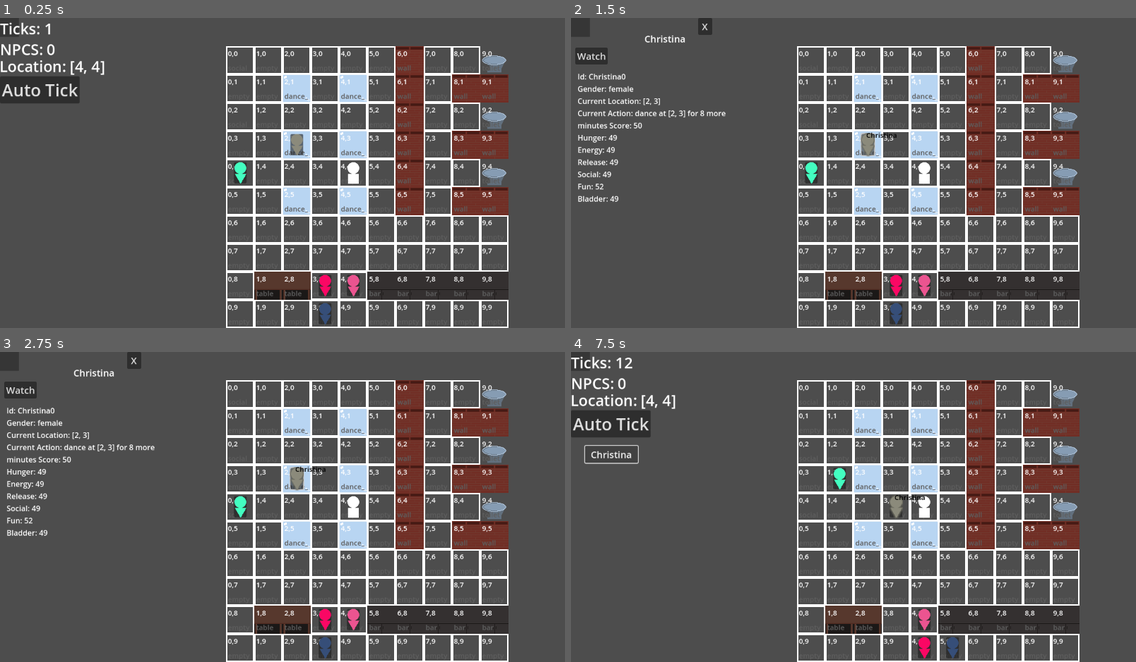
Above: before the commit, frames 1-4 (two rows, left to right).
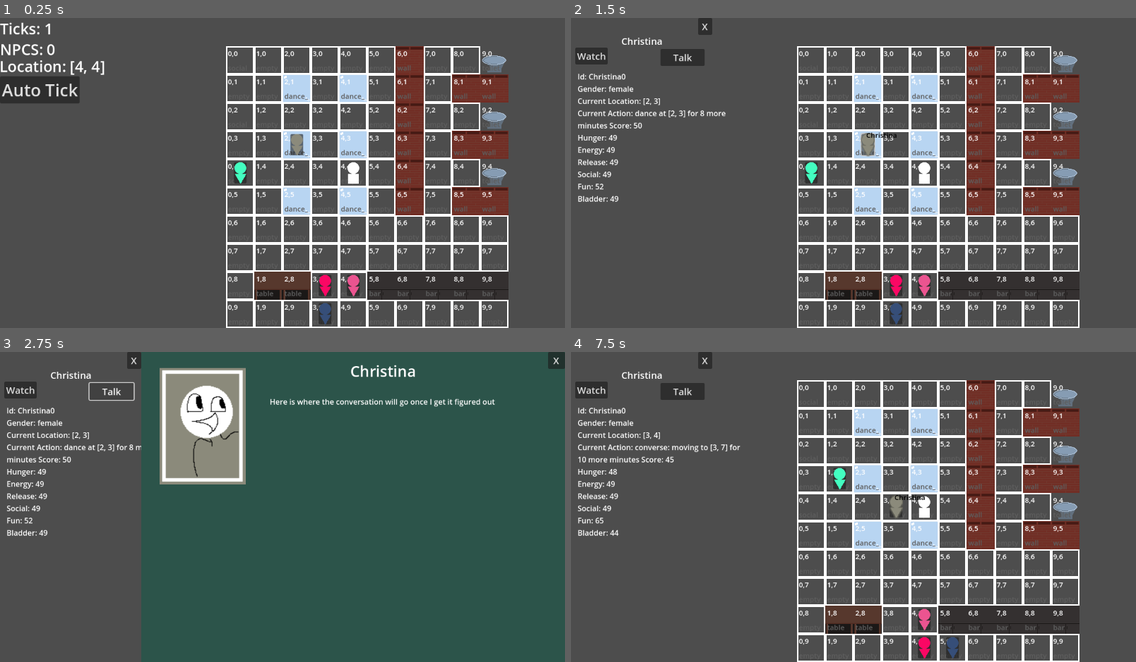
Above: after the commit, the same moments.

Repository: churrupy/elf-game
Game: Godot game, scene res://main.tscn
Same seed, same stepped clock (60 frames per second), same inputs: the game is played once before the commit and once after it.
Inputs (mouse positions are in pixels of both pictures, inside the frame that each line leads up to):
- Up to frame 1 (0.25 s): no input
- Up to frame 2 (1.5 s): click "Auto Tick" at 0.5 s; click (870, 145) at 1.27 s
- Up to frame 3 (2.75 s): click (113, 392) at 2 s, where only the run after the commit has a clickable "Talk"
- Up to frame 4 (7.5 s): click "X" at 2.75 s; tap Enter at 3.5, 5, 6.5 s; move the mouse to (864, 479) at 3.52 s; hold D (move_right) 3.53-4.28 s; tap T (auto_tick) at 3.6, 5.1, 6.6 s; tap Space at 4.25, 5.75 s; move the mouse to (785, 507) at 4.27 s; hold S (move_down) 4.28-5.03 s; tap Shift (suppress_tick) at 4.35, 5.85 s; move the mouse to (864, 590) at 5.02 s; hold D (move_right) 5.03-5.78 s; move the mouse to (893, 590) at 5.77 s; hold W (move_up) 5.78-6.53 s; move the mouse to (864, 646) at 6.52 s; hold A (move_left) 6.53-7.25 s; click "Christina" at 7.25 s

The runs differ from the first frame. In frame 2, 0.6% of the frame differs, in the area x 9-24%, y 5-16%; in frame 3, 75%, in the area x 9-100%, y 0-100%; in frame 4, 3.7%.

Commit message:
Talk Menu Layout
- added talk menu
- closes if npc info menu is closed
- silly little avatar to go with it

Diff:
--- a/main.tscn
+++ b/main.tscn
@@ -10,9 +10,9 @@
 script = ExtResource("1_7mycd")
 npc_scene = ExtResource("5_lquwl")
 
+[node name="Map" parent="." instance=ExtResource("7_272bh")]
+
 [node name="HUD" parent="." instance=ExtResource("4_1bvp3")]
-
-[node name="Map" parent="." instance=ExtResource("7_272bh")]
 
 [node name="Player" parent="." instance=ExtResource("2_0xm2m")]
 
--- a/menus/hud.tscn
+++ b/menus/hud.tscn
@@ -1,22 +1,20 @@
-[gd_scene load_steps=5 format=3 uid="uid://cxvennsy2mglw"]
+[gd_scene load_steps=6 format=3 uid="uid://cxvennsy2mglw"]
 
 [ext_resource type="Script" uid="uid://b80dkj2mcwkjw" path="res://scripts/hud.gd" id="1_633jc"]
 [ext_resource type="Script" uid="uid://gb2s720l8jt6" path="res://scripts/default_menu.gd" id="2_rglhv"]
 [ext_resource type="PackedScene" uid="uid://buetf41yyhdos" path="res://npc_menu.tscn" id="3_d51vb"]
 [ext_resource type="PackedScene" uid="uid://dqcrueypgqflp" path="res://npc_button.tscn" id="4_pua1y"]
+[ext_resource type="PackedScene" uid="uid://jusdqdsrm4go" path="res://talk_menu.tscn" id="5_d51vb"]
 
 [node name="HUD" type="Control"]
+z_index = 100
 layout_mode = 3
-anchors_preset = 0
-offset_right = 300.0
-offset_bottom = 660.0
+anchors_preset = 15
+anchor_right = 1.0
+anchor_bottom = 1.0
+grow_horizontal = 2
+grow_vertical = 2
 script = ExtResource("1_633jc")
-
-[node name="SidebarBackground" type="ColorRect" parent="."]
-layout_mode = 0
-offset_right = 40.0
-offset_bottom = 40.0
-color = Color(0.213743, 0.213743, 0.213743, 1)
 
 [node name="DefaultMenu" type="Control" parent="."]
 layout_mode = 3
@@ -36,15 +34,6 @@
 horizontal_alignment = 1
 vertical_alignment = 1
 
-[node name="CurrentNpcsLabel" type="Label" parent="DefaultMenu"]
-z_index = 3
-layout_mode = 0
-offset_top = 44.0
-offset_right = 118.0
-offset_bottom = 89.0
-theme_override_font_sizes/font_size = 32
-text = "NPCS: 0"
-
 [node name="PCLocationLabel" type="Label" parent="DefaultMenu"]
 layout_mode = 0
 offset_left = -1.0
@@ -53,6 +42,16 @@
 offset_bottom = 125.0
 theme_override_font_sizes/font_size = 32
 text = "Location: [0,0]"
+
+[node name="CurrentNpcsLabel" type="Label" parent="DefaultMenu/PCLocationLabel"]
+z_index = 3
+layout_mode = 0
+offset_left = 1.0
+offset_top = -36.0
+offset_right = 119.0
+offset_bottom = 9.0
+theme_override_font_sizes/font_size = 32
+text = "NPCS: 0"
 
 [node name="AutoTickButton" type="Button" parent="DefaultMenu"]
 layout_mode = 0
@@ -64,4 +63,14 @@
 
 [node name="NpcMenu" parent="." instance=ExtResource("3_d51vb")]
 
+[node name="TalkMenu" parent="." instance=ExtResource("5_d51vb")]
+layout_mode = 1
+anchors_preset = 1
+anchor_left = 1.0
+anchor_right = 1.0
+offset_left = -900.0
+offset_right = 0.0
+offset_bottom = 662.0
+grow_horizontal = 0
+
 [connection signal="pressed" from="DefaultMenu/AutoTickButton" to="." method="auto_tick_button"]
--- a/npc_menu.tscn
+++ b/npc_menu.tscn
@@ -6,20 +6,28 @@
 z_index = 6
 layout_mode = 3
 anchors_preset = 0
-offset_right = 400.0
+offset_right = 300.0
 offset_bottom = 660.0
 size_flags_horizontal = 3
 script = ExtResource("1_ubb6d")
+
+[node name="TalkButton" type="Button" parent="."]
+offset_left = 190.0
+offset_top = 66.0
+offset_right = 284.0
+offset_bottom = 102.0
+theme_override_font_sizes/font_size = 20
+text = "Talk"
 
 [node name="NameLabel" type="Label" parent="."]
 layout_mode = 1
 anchors_preset = 5
 anchor_left = 0.5
 anchor_right = 0.5
-offset_left = -29.0
-offset_top = 30.0
-offset_right = 29.0
-offset_bottom = 58.0
+offset_left = -28.0
+offset_top = 35.0
+offset_right = 30.0
+offset_bottom = 63.0
 grow_horizontal = 2
 theme_override_font_sizes/font_size = 20
 text = "Name"
@@ -58,13 +66,13 @@
 anchors_preset = 1
 anchor_left = 1.0
 anchor_right = 1.0
-offset_left = -130.0
-offset_right = -100.0
+offset_left = -30.0
 offset_bottom = 36.0
 grow_horizontal = 0
 theme_override_font_sizes/font_size = 20
 text = "X"
 
+[connection signal="pressed" from="TalkButton" to="." method="talk_pressed"]
 [connection signal="pressed" from="WatchButton" to="." method="watch_npc"]
 [connection signal="pressed" from="UnWatchButton" to="." method="unwatch_npc"]
-[connection signal="pressed" from="CloseButton" to="." method="close_menu"]
+[connection signal="pressed" from="CloseButton" to="." method="close_npc_menu"]
--- a/scripts/SignalBus.gd
+++ b/scripts/SignalBus.gd
@@ -5,6 +5,8 @@
 signal npc_hover_off(npc)
 signal npc_click(npc)
 signal close_npc_menu()
+signal talk_to_npc(npc)
+signal close_talk_menu()
 
 
 
--- a/scripts/hud.gd
+++ b/scripts/hud.gd
@@ -5,8 +5,11 @@
 # Called when the node enters the scene tree for the first time.
 func _ready() -> void:
 	$NpcMenu.hide()
+	$TalkMenu.hide()
 	SignalBus.npc_click.connect(open_npc_menu)
 	SignalBus.close_npc_menu.connect(close_npc_menu)
+	SignalBus.talk_to_npc.connect(open_talk_menu)
+	SignalBus.close_talk_menu.connect(close_talk_menu)
 	#$NpcListButton.hide()
 
 
@@ -30,6 +33,13 @@
 func auto_tick_button() -> void:
 	auto_tick_signal.emit()
 
+func open_talk_menu(npc):
+	$TalkMenu.initialize(npc)
+	$TalkMenu.show()
+
+func close_talk_menu():
+	$TalkMenu.hide()
+
 func open_npc_menu(npc):
 	print("showing menu")
 	$DefaultMenu.hide()
@@ -42,4 +52,5 @@
 	$NpcMenu.hide()
 	$NpcMenu.WATCH = false
 	SignalBus.npc_hover_off.emit($NpcMenu.DISPLAYED_NPC)
+	$TalkMenu.hide()
 	$DefaultMenu.show()
--- a/scripts/npc_button.gd
+++ b/scripts/npc_button.gd
@@ -27,3 +27,7 @@
 
 func _on_mouse_exit() -> void:
 	SignalBus.npc_hover_off.emit(DISPLAYED_NPC)
+
+
+func _on_pressed() -> void:
+	SignalBus.npc_click.emit(DISPLAYED_NPC)
--- a/scripts/npc_menu.gd
+++ b/scripts/npc_menu.gd
@@ -37,7 +37,7 @@
 	SignalBus.npc_hover.emit(DISPLAYED_NPC)
 
 
-func close_menu() -> void:
+func close_npc_menu() -> void:
 	SignalBus.close_npc_menu.emit()
 	SignalBus.npc_hover_off.emit(DISPLAYED_NPC)
 
@@ -53,3 +53,7 @@
 	WATCH = false
 	$UnWatchButton.hide()
 	$WatchButton.show()
+
+
+func talk_pressed() -> void:
+	SignalBus.talk_to_npc.emit(DISPLAYED_NPC)
--- /dev/null
+++ b/scripts/talk_menu.gd
@@ -0,0 +1,28 @@
+extends Label
+
+var DISPLAYED_NPC
+
+
+# Called when the node enters the scene tree for the first time.
+func _ready() -> void:
+	pass # Replace with function body.
+
+
+func initialize(npc):
+	DISPLAYED_NPC = npc
+	$NameLabel.text = DISPLAYED_NPC.NAME
+	$PortraitColor.modulate = DISPLAYED_NPC.COLOR
+
+# Called every frame. 'delta' is the elapsed time since the previous frame.
+func _process(delta: float) -> void:
+	pass
+
+
+func close_talk_menu() -> void:
+	print("talk clicked")
+	SignalBus.close_talk_menu.emit()
+
+
+func close_hover() -> void:
+	print("hovering")
+	pass # Replace with function body.
--- /dev/null
+++ b/talk_menu.tscn
@@ -0,0 +1,82 @@
+[gd_scene load_steps=4 format=3 uid="uid://jusdqdsrm4go"]
+
+[ext_resource type="Script" uid="uid://bfm0q2bdkf8pn" path="res://scripts/talk_menu.gd" id="1_etbpw"]
+[ext_resource type="Texture2D" uid="uid://caayah62rk68i" path="res://models/portait.png" id="2_0u07r"]
+[ext_resource type="Texture2D" uid="uid://bino6wt2x8rc7" path="res://models/portait_background.png" id="2_ako7f"]
+
+[node name="TalkMenu" type="Label"]
+z_index = 50
+offset_right = 900.0
+offset_bottom = 660.0
+script = ExtResource("1_etbpw")
+
+[node name="Background" type="ColorRect" parent="."]
+layout_mode = 0
+offset_right = 900.0
+offset_bottom = 660.0
+color = Color(0.17145, 0.330373, 0.291988, 1)
+
+[node name="NameLabel" type="Label" parent="."]
+layout_mode = 1
+anchors_preset = 5
+anchor_left = 0.5
+anchor_right = 0.5
+offset_left = 17.0
+offset_top = 18.0
+offset_right = 110.0
+offset_bottom = 63.0
+grow_horizontal = 2
+theme_override_font_sizes/font_size = 32
+text = "Name"
+
+[node name="ConverationLabel" type="Label" parent="."]
+layout_mode = 1
+anchors_preset = 5
+anchor_left = 0.5
+anchor_right = 0.5
+offset_left = -177.0
+offset_top = 94.0
+offset_right = 302.0
+offset_bottom = 117.0
+grow_horizontal = 2
+text = "Here is where the conversation will go once I get it figured out"
+
+[node name="CloseButton" type="Button" parent="."]
+z_index = 1
+layout_mode = 1
+anchors_preset = 1
+anchor_left = 1.0
+anchor_right = 1.0
+offset_left = -36.0
+offset_bottom = 36.0
+grow_horizontal = 0
+theme_override_font_sizes/font_size = 20
+text = "X"
+
+[node name="PortraitColor" type="ColorRect" parent="."]
+layout_mode = 0
+offset_left = 39.0
+offset_top = 34.0
+offset_right = 222.0
+offset_bottom = 282.0
+
+[node name="PortraitBackground" type="TextureRect" parent="."]
+layout_mode = 0
+offset_left = 40.0
+offset_top = 33.0
+offset_right = 80.0
+offset_bottom = 73.0
+scale = Vector2(1.5, 1.5)
+texture = ExtResource("2_ako7f")
+
+[node name="Portrait" type="TextureRect" parent="."]
+layout_mode = 1
+offset_left = 40.0
+offset_top = 33.0
+offset_right = 160.0
+offset_bottom = 198.0
+scale = Vector2(1.5, 1.5)
+texture = ExtResource("2_0u07r")
+
+[connection signal="mouse_entered" from="CloseButton" to="." method="close_hover"]
+[connection signal="pressed" from="CloseButton" to="." method="close_talk_menu"]
Binary file added: models/portait.png
Binary file added: models/portait_background.png
